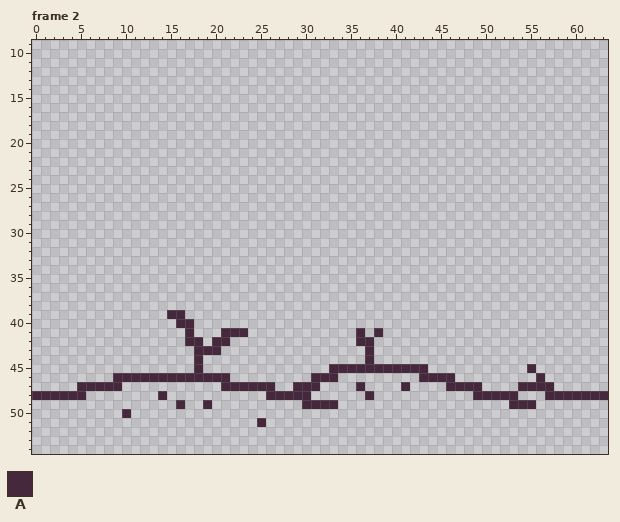
Edited in one commit: pixel-art file (assets/field.aseprite). Above: the version before the commit.
64x64 pixels, 12 frames. Colours within 5 levels of each other are drawn and written as one. Shown: frame 2: x 0..63, y 9..54. The commit also changed other frames, which this record leaves out.
Palette (. is transparent): A #45283c
Pixels before, frame 2 (only the part around the change), first column x 3:
28 ...............................................
29 ...............................................
30 ...............................................
31 ...............................................
32 ...............................................
33 ...............................................
34 ...............................................
35 ...............................................
36 ...............................................
37 ...............................................
38 ...............................................
39 ............AA.................................
40 .............AA................................
41 ..............A...AAA............A.A...........
42 ..............AA.AA..............AA............
43 ...............AAA................A............
44 ...............A..................A............
45 ...............A..............AAAAAAAAAAA......
46 ......AAAAAAAAAAAAA.........AAA.........AAAA...
47 ..AAAAA...........AAAAAA..AAA....A....A....AAAA
48 AAA........A...........AAAAA......A...........A
49 .............A..A..........AAAA................
50 .......A.......................................
51 ......................A........................
52 ...............................................
53 ...............................................
54 ...............................................
And afterwards:
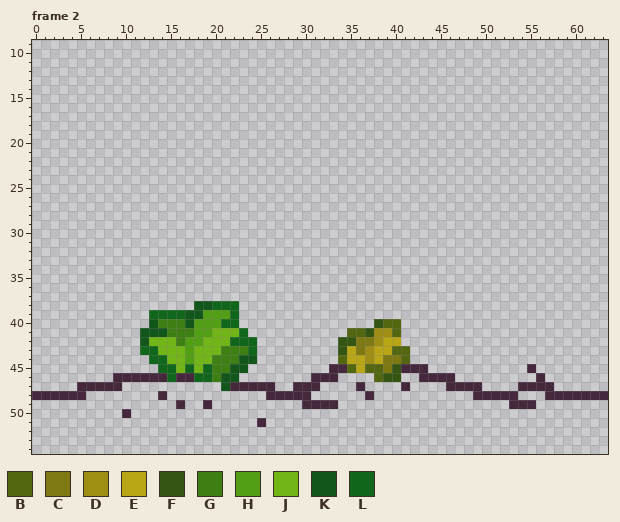
Colours new in this view: B #526710  C #7f7913  D #9e8e14  E #b9a617  F #355612  G #3d7f13  H #529e14  J #72b516  K #12561c  L #10671c
From old to new:
layer "Layer 2" added
Frame 2, layer "Layer 2":
Colour B now appears in row 40 at x 39 to 40; in row 41 at x 35 and 40; in row 43 at x 40 to 41; in row 44 at x 34 and 41; in row 46 at x 38.
The author changed colour A to colour B in row 41 at x 36; in row 45 at x 35 and 37 to 38.
Colour C now appears in row 43 at x 36; in row 44 at x 39 to 40.
The author changed colour A to colour C in row 42 at x 36 to 37; in row 45 at x 39.
Colour D now appears in row 41 at x 39; in row 42 at x 38.
The author changed colour A to colour D in row 41 at x 38; in rows 43 to 44 at x 37.
Colour E now appears in row 42 at x 39 to 40; in row 43 at x 35 and 38 to 39; in row 44 at x 35 to 36 and 38.
The author changed colour A to colour E in row 45 at x 36.
Colour F now appears in row 40 at x 38; in row 41 at x 37; in row 42 at x 34 to 35; in row 43 at x 34; in row 46 at x 39 to 40.
The author changed colour A to colour F in row 45 at x 40.
Colour G now appears in row 40 at x 14 to 15; in row 41 at x 15 to 16; in row 42 at x 16; in row 43 at x 21 to 23; in row 44 at x 20 to 22; in row 45 at x 20 to 21.
The author changed colour A to colour G in row 40 at x 16; in row 41 at x 17; in row 46 at x 20.
Colour H now appears in row 39 at x 19 to 21; in row 40 at x 18 to 20; in row 41 at x 18 to 19; in rows 43 to 44 at x 17.
The author changed colour A to colour H in row 42 at x 17 to 18.
Colour J now appears in row 41 at x 20; in row 42 at x 13 to 15 and 19; in row 43 at x 14 to 16; in row 44 at x 15 to 16 and 19; in row 45 at x 16.
The author changed colour A to colour J in row 41 at x 21 to 22; in row 42 at x 20 to 21; in row 43 at x 18 to 20; in rows 44 to 45 at x 18.
Colour K now appears in row 38 at x 18 to 19; in row 39 at x 17 to 18; in row 40 at x 13; in row 41 at x 12 to 14; in row 42 at x 12; in row 44 at x 23 to 24.
Colour K now appears in row 45 at x 22 to 23; in row 46 at x 22.
The author changed colour A to colour K in row 40 at x 17; in rows 46 to 47 at x 21.
Colour L now appears in row 38 at x 20 to 22; in row 39 at x 13 to 14 and 22; in row 40 at x 21 to 22; in row 42 at x 22 to 24; in row 43 at x 12 to 13 and 24; in row 44 at x 13 to 14.
Colour L now appears in row 45 at x 14 to 15, 17 and 19.
The author changed colour A to colour L in row 39 at x 15 to 16; in row 41 at x 23; in row 46 at x 15 and 18 to 19.
Pixel boxes of the changes (left, top, right, bottom) in both pictures:
changed: (140, 301, 257, 391)
changed: (338, 319, 410, 382)
